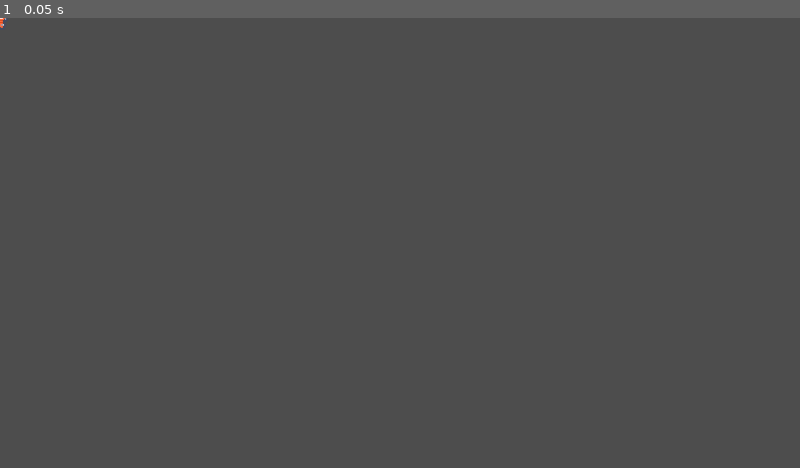
Above: before the commit, frame 1.
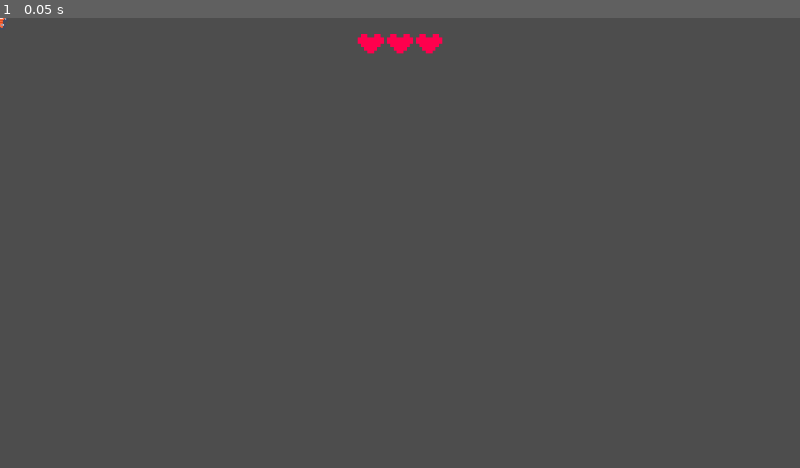
Above: after the commit, the same moment.

Repository: kickflip-games/kiwijam25
Game: Godot game, scene res://scenes/player/Player.tscn
Same seed, same stepped clock (60 frames per second), same inputs: the game is played once before the commit and once after it. This scene is started directly instead of the project's main scene.
Inputs:
- Up to frame 1 (0.05 s): no input

The runs differ from the first frame. In frame 1, 0.3% of the frame differs, in the area x 44-56%, y 3-8%.

Commit message:
add player hp

Diff:
--- a/scenes/player/Player.gd
+++ b/scenes/player/Player.gd
@@ -36,6 +36,7 @@
 # --- State ---
 var velocity := Vector2.ZERO
 var current_hp := max_hp
+var score:= 0
 var is_dashing := false
 var is_circling := false
 var is_invincible := false
@@ -118,6 +119,7 @@
 
 # --- Signals ---
 signal hp_changed(current_hp: int)
+signal score_changed(current_score:int)
 signal dash_cooldown_updated(percent_ready: float)
 signal player_died
 
@@ -441,3 +443,8 @@
 	await death_tween.finished
 
 	queue_free()
+
+
+func increase_score():
+	score +=1
+	emit_signal("score_changed", score)
--- a/scenes/player/Player.tscn
+++ b/scenes/player/Player.tscn
@@ -6,6 +6,7 @@
 [ext_resource type="Texture2D" uid="uid://o686rxigi4bg" path="res://assets/textures/smoke/no_border/smokeWhite2.png" id="4_tpg5x"]
 [ext_resource type="Texture2D" uid="uid://ngvl70ryox6o" path="res://assets/textures/particles/circles/circle_05.png" id="5_tpg5x"]
 [ext_resource type="PackedScene" uid="uid://kxqua1oeth2g" path="res://scenes/FingerTracker/finger_tracker.tscn" id="6_c3xxp"]
+[ext_resource type="Texture2D" uid="uid://blmdh84m208op" path="res://assets/textures/heart/heart_full.png" id="7_npwbq"]
 
 [sub_resource type="CircleShape2D" id="CircleShape2D_4kuee"]
 radius = 8.246211
@@ -173,3 +174,32 @@
 
 [node name="finger_tracker" parent="." instance=ExtResource("6_c3xxp")]
 scale = Vector2(0.99999994, 0.99999994)
+
+[node name="CanvasLayer" type="CanvasLayer" parent="."]
+
+[node name="Hearts" type="HBoxContainer" parent="CanvasLayer"]
+anchors_preset = 5
+anchor_left = 0.5
+anchor_right = 0.5
+offset_left = -128.5
+offset_top = 17.97
+offset_right = 128.5
+offset_bottom = 56.0
+grow_horizontal = 2
+alignment = 1
+
+[node name="TextureRect" type="TextureRect" parent="CanvasLayer/Hearts"]
+layout_mode = 2
+texture = ExtResource("7_npwbq")
+expand_mode = 2
+flip_h = true
+
+[node name="TextureRect2" type="TextureRect" parent="CanvasLayer/Hearts"]
+layout_mode = 2
+texture = ExtResource("7_npwbq")
+expand_mode = 2
+
+[node name="TextureRect3" type="TextureRect" parent="CanvasLayer/Hearts"]
+layout_mode = 2
+texture = ExtResource("7_npwbq")
+expand_mode = 2
--- /dev/null
+++ b/scenes/player/PlayerData.gd
@@ -0,0 +1,33 @@
+class_name PlayerData
+extends Resource
+
+@export var player_id: int
+@export var player_name: String = ""
+@export var color: Color = Color.WHITE
+@export var spawn_position: Vector2 = Vector2.ZERO
+@export var current_score: int = 0
+@export var deaths: int = 0
+
+func _init(id: int = 0, name: String = "", player_color: Color = Color.WHITE):
+	player_id = id
+	player_name = name if name != "" else "Player " + str(id)
+	color = player_color
+
+func to_dict() -> Dictionary:
+	return {
+		"player_id": player_id,
+		"player_name": player_name,
+		"color": color,
+		"spawn_position": spawn_position,
+		"current_score": current_score,
+		"is_connected": is_connected,
+		"deaths": deaths,
+	}
+
+func from_dict(data: Dictionary):
+	player_id = data.get("player_id", 0)
+	player_name = data.get("player_name", "")
+	color = data.get("color", Color.WHITE)
+	spawn_position = data.get("spawn_position", Vector2.ZERO)
+	current_score = data.get("current_score", 0)
+	deaths = data.get("deaths", 0)
--- /dev/null
+++ b/scenes/ui/score_ui.gd
@@ -0,0 +1,53 @@
+extends Control
+
+@onready var score_container = $VBoxContainer
+var score_labels = {}
+var game_server: Node
+
+func _ready():
+	# Get reference to game server
+	game_server = get_node("/root/GameServer")  # Adjust path as needed
+
+	# Connect to score updates
+	if game_server:
+		game_server.score_updated.connect(_on_score_updated)
+
+	# Initialize display
+	update_score_display()
+
+func _on_score_updated(player_id: int, new_score: int):
+	update_score_display()
+
+func update_score_display():
+	# Clear existing labels
+	for label in score_labels.values():
+		label.queue_free()
+	score_labels.clear()
+
+	if not game_server:
+		return
+
+	var scores = game_server.get_all_scores()
+
+	# Sort players by score (highest first)
+	var sorted_players = scores.keys()
+	sorted_players.sort_custom(func(a, b): return scores[a] > scores[b])
+
+	# Create labels for each player
+	for i in range(sorted_players.size()):
+		var player_id = sorted_players[i]
+		var score = scores[player_id]
+
+		var label = Label.new()
+		label.text = "Player %d: %d" % [player_id, score]
+		label.add_theme_font_size_override("font_size", 24)
+
+		# Color coding for top players
+		match i:
+			0: label.add_theme_color_override("font_color", Color.GOLD)
+			1: label.add_theme_color_override("font_color", Color.SILVER)
+			2: label.add_theme_color_override("font_color", Color("#CD7F32"))  # Bronze
+			_: label.add_theme_color_override("font_color", Color.WHITE)
+
+		score_container.add_child(label)
+		score_labels[player_id] = label
--- /dev/null
+++ b/scenes/ui/score_ui.tscn
@@ -0,0 +1,24 @@
+[gd_scene load_steps=2 format=3 uid="uid://bgihhsshrmdlk"]
+
+[ext_resource type="Script" uid="uid://c2s60mpkheuj6" path="res://scenes/ui/score_ui.gd" id="1_ei5xf"]
+
+[node name="ScoreUi" type="Control"]
+layout_mode = 3
+anchors_preset = 15
+anchor_right = 1.0
+anchor_bottom = 1.0
+grow_horizontal = 2
+grow_vertical = 2
+script = ExtResource("1_ei5xf")
+
+[node name="Label" type="Label" parent="."]
+layout_mode = 0
+offset_right = 353.0
+offset_bottom = 23.0
+text = "LEADERBOARD"
+
+[node name="Tree" type="Tree" parent="."]
+layout_mode = 0
+offset_top = 27.0
+offset_right = 353.0
+offset_bottom = 196.0
Not shown: 1 places in scenes/player/Player.tscn that only renumber resources
Not shown, added: scenes/player/PlayerData.gd.uid
Not shown, added: scenes/ui/score_ui.gd.uid
